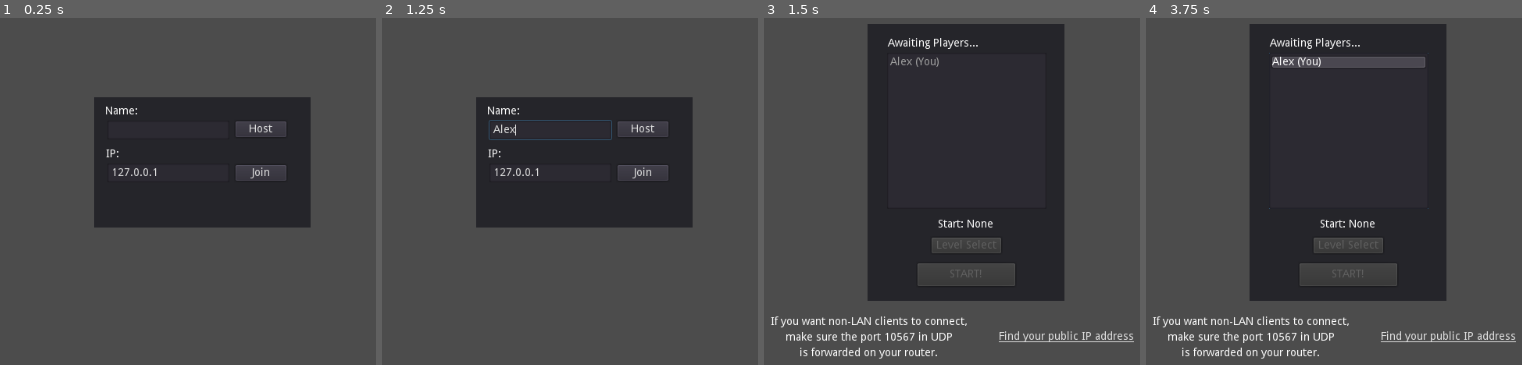
Above: before the commit, frames 1-4 (left to right).
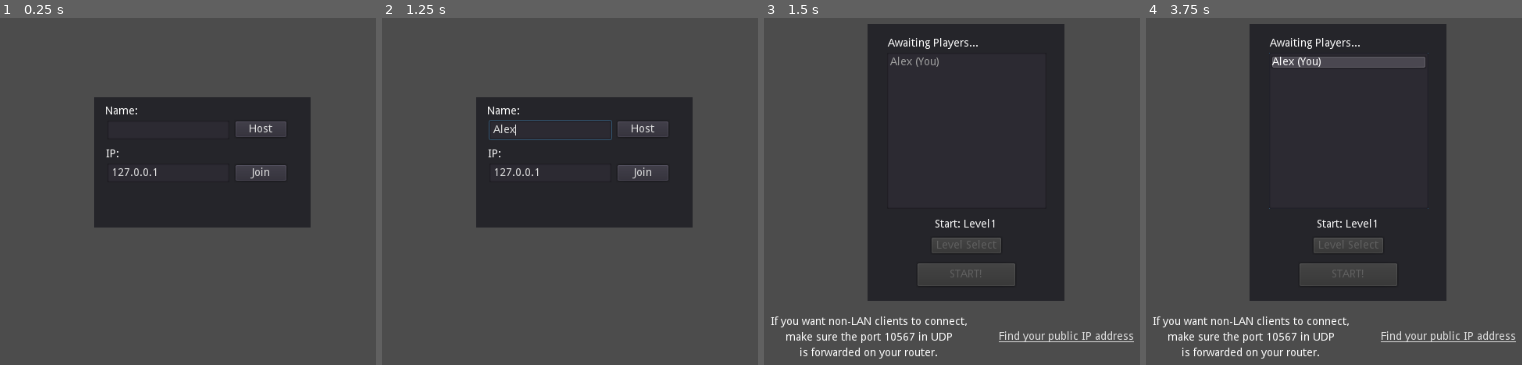
Above: after the commit, the same moments.

Repository: jdrempel/tanks
Game: Godot game, scene res://Scenes/Lobby.tscn
The game is run twice, just before and just after one commit, with the same random seed, the same clock (stepped at 60 frames per second) and the same inputs.
Inputs (mouse positions are in pixels of both pictures, inside the frame that each line leads up to):
- Up to frame 1 (0.25 s): no input
- Up to frame 2 (1.25 s): click (551, 129) at 0.52 s; type "Alex" at 0.6 s
- Up to frame 3 (1.5 s): click "Host" at 1.25 s
- Up to frame 4 (3.75 s): tap Enter at 2, 3.5 s; move the mouse to (outside the picture) at 2.02 s; hold D (move_right) 2.03-2.78 s; click (outside the picture) at 2.1 s; tap Space at 2.75 s; move the mouse to (1187, 184) at 2.77 s; hold S (move_down) 2.78-3.53 s; right-click (1187, 184) at 2.85 s; move the mouse to (1428, 59) at 3.52 s; hold D (move_right) from 3.53 s (still down); click (1428, 59) at 3.6 s

Frames 1-2 are identical in both runs. In frame 3, 0.3% of the frame differs, in the area x 45-62%, y 57-61%; in frame 4, 0.3%.

Commit message:
Refactor player and enemy to use common base

Diff:
--- a/Common/AutoLoads/GameState.gd
+++ b/Common/AutoLoads/GameState.gd
@@ -9,6 +9,7 @@
 const MAX_PEERS = 2
 
 var peer = null
+var is_host = false
 
 # Name for my player.
 var player_name = "Tank"
@@ -24,7 +25,7 @@
 
 # Names of all level scene files
 var levels = []
-var start_level = null
+var start_level = "Level1.tscn"
 
 # Signals to let lobby GUI know what's going on.
 signal player_list_changed()
@@ -70,13 +71,15 @@
     emit_signal("connection_failed")
 
 
-func _enemy_destroyed():
+func _on_enemy_destroyed():
+    enemies_alive -= 1
     if enemies_alive == 0:
         win_game()
 
 
-func _player_destroyed():
-    if get_tree().get_root().get_node("Level/Players").get_child_count() == 0:
+func _on_player_destroyed():
+    players_alive -= 1
+    if players_alive == 0:
         lose_game()
 
 
@@ -88,16 +91,8 @@
     players_alive += 1
 
 
-remotesync func remove_living_player():
-    players_alive -= 1
-
-
 remotesync func add_living_enemy():
     enemies_alive += 1
-
-
-remotesync func remove_living_enemy():
-    enemies_alive -= 1
 
 
 remotesync func set_start_level(level):
@@ -120,7 +115,7 @@
 
 remote func pre_start_game(spawn_points):
     # Change scene.
-    var world = load("res://world/levels/" + start_level).instance()
+    var world = load("res://Scenes/Levels/" + start_level).instance()
     get_tree().get_root().add_child(world)
 
     get_tree().get_root().get_node("Lobby").hide()
@@ -128,7 +123,7 @@
     for enemy in world.get_node("Navigation/Enemies").get_children():
         enemy.set_network_master(1)  # server controls all enemies
 
-    var player_scene = load("res://characters/player/Player.tscn")
+    var player_scene = load("res://Entities/Players/Player.tscn")
 
     for p_id in spawn_points:
         var spawn_pos = world.get_node("SpawnPoints/" + str(spawn_points[p_id])).global_transform.origin
@@ -143,10 +138,10 @@
 
         if p_id == get_tree().get_network_unique_id():
             # If node for this peer id, set name.
-            player.set_player_name(player_name)
+            pass  # player.set_player_name(player_name)
         else:
             # Otherwise set name from peer.
-            player.set_player_name(players[p_id])
+            pass  # player.set_player_name(players[p_id])
 
         world.get_node("Players").add_child(player)
 
@@ -183,6 +178,7 @@
     peer = NetworkedMultiplayerENet.new()
     peer.create_server(DEFAULT_PORT, MAX_PEERS)
     get_tree().set_network_peer(peer)
+    is_host = true
 
 
 func join_game(ip, new_player_name):
@@ -190,6 +186,7 @@
     peer = NetworkedMultiplayerENet.new()
     peer.create_client(ip, DEFAULT_PORT)
     get_tree().set_network_peer(peer)
+    is_host = false
 
 
 func get_player_list():
@@ -218,7 +215,6 @@
 
 
 func win_game():
-    start_level
     end_game()
 
 
--- a/Common/Lobby.gd
+++ b/Common/Lobby.gd
@@ -18,7 +18,7 @@
 func get_all_level_files():
     var files = []
     var levels_dir = Directory.new()
-    levels_dir.open("res://world/levels")
+    levels_dir.open("res://Scenes/Levels")
     levels_dir.list_dir_begin()
 
     while true:
--- /dev/null
+++ b/Common/Tanks/AbstractTank.gd
@@ -0,0 +1,62 @@
+extends KinematicBody
+
+class_name AbstractTank
+
+
+export(float) var move_speed = 1.5  # m/s
+export(float) var turn_speed = 0.8  # rad/s
+
+var velocity = Vector3.ZERO
+
+# Network stuff
+puppet var p_origin := Vector3.ZERO
+puppet var p_basis := Basis.IDENTITY
+puppet var p_velocity := Vector3.ZERO
+
+# Body movement and rotation
+var target_location: Vector3
+var last_target_direction: Vector3
+var target_rotation: Basis
+var opposite_rotation: Basis
+var rotation_lerp := 0.0
+
+
+signal destroyed()
+
+
+func set_target_location(new_target: Vector3):
+    target_location = new_target * 1000 + global_transform.origin
+    rotation_lerp = 0
+
+
+func rotate_body(delta, target_direction):
+    target_rotation = transform.looking_at(target_location, Vector3.UP).basis
+    var target_quat = target_rotation.get_rotation_quat()
+    var angle_to_target = transform.basis.get_rotation_quat().angle_to(target_quat)
+    opposite_rotation = target_rotation.rotated(Vector3.UP, PI)
+
+    var opposite_quat = opposite_rotation.get_rotation_quat()
+    var angle_to_opposite = transform.basis.get_rotation_quat().angle_to(opposite_quat)
+    if angle_to_target > angle_to_opposite:
+        target_rotation = opposite_rotation
+
+    var facing_vector := -transform.basis.z.normalized()
+    var opposing_vector := transform.basis.z.normalized()
+    if facing_vector.dot(target_direction) < 1 and opposing_vector.dot(target_direction) < 1:
+        if rotation_lerp < 1:
+            rotation_lerp += delta * turn_speed
+        elif rotation_lerp > 1:
+            rotation_lerp = 1
+        transform.basis = transform.basis.slerp(target_rotation, rotation_lerp).orthonormalized()
+
+    return [facing_vector, opposing_vector]
+
+
+remotesync func destroy():
+    pass
+
+
+remote func update_pvr(pos, vel, rot):
+    p_origin = pos
+    p_basis = rot
+    p_velocity = vel
--- a/Entities/Enemies/Enemy.gd
+++ b/Entities/Enemies/Enemy.gd
@@ -1,20 +1,10 @@
-extends KinematicBody
-
-export var move_speed := 1.5
-export var turn_speed := 0.8  # rad/s
+extends AbstractTank
 
 # Temporary (FIXME!)
-onready var player1 = get_node("/root/Level/Players/Player1")
-onready var player2 = get_node("/root/Level/Players/Player2")
+onready var player1: Player = get_node("/root/Level/Players/Player1")
+onready var player2: Player = get_node("/root/Level/Players/Player2")
+
 onready var ordnance_speed = $WeaponController.active_primary.ordnance.instance().move_speed
-
-var velocity := Vector3.ZERO
-
-var target_location: Vector3
-var last_target_direction: Vector3
-var target_rotation: Basis
-var opposite_rotation: Basis
-var rotation_lerp := 0.0
 var aim_location: Vector3
 var aim_jitter_vector: Vector3
 
@@ -41,10 +31,7 @@
 export var ai_acquire_target_radius := 5.0  # meters
 export var ai_target_lock_sticky_factor := 1.5  # x multiplier
 
-var ai_target: KinematicBody
-
-
-signal destroyed()
+var ai_target: Player
 
 
 func _ready():
@@ -56,41 +43,14 @@
         $WeaponController.set_active_secondary_cooldown(ai_secondary_cooldown_override)
 
     GameState.rpc("add_living_enemy")
-    connect("destroyed", GameState, "_enemy_destroyed")
+    connect("destroyed", GameState, "_on_enemy_destroyed")
 
     enter_searching()
     get_new_world_destination()
     start_move_to(ai_world_destination)
 
 
-func set_target_location(new_target: Vector3):
-    target_location = new_target * 1000 + global_transform.origin
-    rotation_lerp = 0
-
-
-func rotate_player(delta, target_direction):
-    target_rotation = transform.looking_at(target_location, Vector3.UP).basis
-    var target_quat = target_rotation.get_rotation_quat()
-    var angle_to_target = transform.basis.get_rotation_quat().angle_to(target_quat)
-    opposite_rotation = target_rotation.rotated(Vector3.UP, PI)
-    var opposite_quat = opposite_rotation.get_rotation_quat()
-    var angle_to_opposite = transform.basis.get_rotation_quat().angle_to(opposite_quat)
-    if angle_to_target > angle_to_opposite:
-        target_rotation = opposite_rotation
-    var facing_vector := -transform.basis.z.normalized()
-    var opposing_vector := transform.basis.z.normalized()
-    if facing_vector.dot(target_direction) < 1 and opposing_vector.dot(target_direction) < 1:
-        if rotation_lerp < 1:
-            rotation_lerp += delta * turn_speed
-        elif rotation_lerp > 1:
-            rotation_lerp = 1
-        transform.basis = transform.basis.slerp(target_rotation, rotation_lerp).orthonormalized()
-
-    return [facing_vector, opposing_vector]
-
-
 remotesync func destroy():
-    GameState.remove_living_enemy()
     emit_signal("destroyed")
     queue_free()
 
@@ -275,7 +235,7 @@
         else:
             if target_direction != last_target_direction:
                 set_target_location(target_direction)
-            var vectors = rotate_player(delta, target_direction)
+            var vectors = rotate_body(delta, target_direction)
             var facing_vector = vectors[0]
             var opposing_vector = vectors[1]
             if facing_vector.dot(target_direction) > 0.999 or opposing_vector.dot(target_direction) > 0.999:
--- a/Entities/Players/Player.gd
+++ b/Entities/Players/Player.gd
@@ -1,83 +1,29 @@
-extends KinematicBody
+extends AbstractTank
 
-export var move_speed := 1.5
-export var turn_speed = 0.8  # rad/s
-
-var velocity := Vector3.ZERO
-
-var target_location: Vector3
-var last_target_direction: Vector3
-var target_rotation: Basis
-var opposite_rotation: Basis
-var rotation_lerp := 0.0
-
-# Network stuff
-puppet var p_origin := Vector3.ZERO
-puppet var p_basis := Basis.IDENTITY
-puppet var p_velocity := Vector3.ZERO
-
-
-signal destroyed()
+class_name Player
 
 
 func _ready():
     GameState.rpc("add_living_player")
-    connect("destroyed", GameState, "_player_destroyed")
+    connect("destroyed", GameState, "_on_player_destroyed")
 
     if get_network_master() != 1:
-        var material_p2 = load("res://materials/player2.tres") as Material
+        var material_p2 = load("res://Entities/Players/Resources/Materials/player2.tres") as Material
         $Body.material_override = material_p2
         $Body/TurretRoot/Turret.material_override = material_p2
 
 
-func set_player_name(name: String):
-    pass
-
-
-func set_target_location(new_target: Vector3):
-    target_location = new_target * 1000 + global_transform.origin
-    rotation_lerp = 0
-
-
-func rotate_player(delta, target_direction):
-    target_rotation = transform.looking_at(target_location, Vector3.UP).basis
-    var target_quat = target_rotation.get_rotation_quat()
-    var angle_to_target = transform.basis.get_rotation_quat().angle_to(target_quat)
-    opposite_rotation = target_rotation.rotated(Vector3.UP, PI)
-    var opposite_quat = opposite_rotation.get_rotation_quat()
-    var angle_to_opposite = transform.basis.get_rotation_quat().angle_to(opposite_quat)
-    var pointing_vector: Vector3
-    if angle_to_target > angle_to_opposite:
-        target_rotation = opposite_rotation
-    var facing_vector := -transform.basis.z.normalized()
-    var opposing_vector := transform.basis.z.normalized()
-    if facing_vector.dot(target_direction) < 1 and opposing_vector.dot(target_direction) < 1:
-        if rotation_lerp < 1:
-            rotation_lerp += delta * turn_speed
-        elif rotation_lerp > 1:
-            rotation_lerp = 1
-        transform.basis = transform.basis.slerp(target_rotation, rotation_lerp).orthonormalized()
-
-    return [facing_vector, opposing_vector]
-
-
 remotesync func destroy():
-    GameState.remove_living_player()
     emit_signal("destroyed")
     queue_free()
 
 
 func get_movement_vector():
-    var target_direction := Vector3.ZERO
-
-    if Input.is_action_pressed("move_up"):
-        target_direction.z -= 1
-    if Input.is_action_pressed("move_down"):
-        target_direction.z += 1
-    if Input.is_action_pressed("move_left"):
-        target_direction.x -= 1
-    if Input.is_action_pressed("move_right"):
-        target_direction.x += 1
+    var target_direction: Vector3 = Vector3(
+        Input.get_action_strength("move_right") - Input.get_action_strength("move_left"),
+        0,
+        Input.get_action_strength("move_down") - Input.get_action_strength("move_up")
+       )
 
     if target_direction.length():
         return target_direction.normalized()
@@ -103,7 +49,7 @@
     if target_direction != Vector3.ZERO:
         if target_direction != last_target_direction:
             set_target_location(target_direction)
-        var vectors = rotate_player(delta, target_direction)
+        var vectors = rotate_body(delta, target_direction)
         var facing_vector = vectors[0]
         var opposing_vector = vectors[1]
         if facing_vector.dot(target_direction) > 0.999 or opposing_vector.dot(target_direction) > 0.999:
--- a/Scenes/Lobby.tscn
+++ b/Scenes/Lobby.tscn
@@ -90,7 +90,7 @@
 margin_top = -7.0
 margin_right = 20.0
 margin_bottom = 7.0
-text = "Start: None"
+text = "Start: Level1"
 align = 1
 __meta__ = {
 "_edit_use_anchors_": true
--- a/project.godot
+++ b/project.godot
@@ -9,13 +9,25 @@
 config_version=4
 
 _global_script_classes=[ {
+"base": "KinematicBody",
+"class": "AbstractTank",
+"language": "GDScript",
+"path": "res://Common/Tanks/AbstractTank.gd"
+}, {
 "base": "Node",
 "class": "AbstractWeapon",
 "language": "GDScript",
 "path": "res://Entities/Weapons/AbstractWeapon.gd"
+}, {
+"base": "AbstractTank",
+"class": "Player",
+"language": "GDScript",
+"path": "res://Entities/Players/Player.gd"
 } ]
 _global_script_class_icons={
-"AbstractWeapon": ""
+"AbstractTank": "",
+"AbstractWeapon": "",
+"Player": ""
 }
 
 [application]
